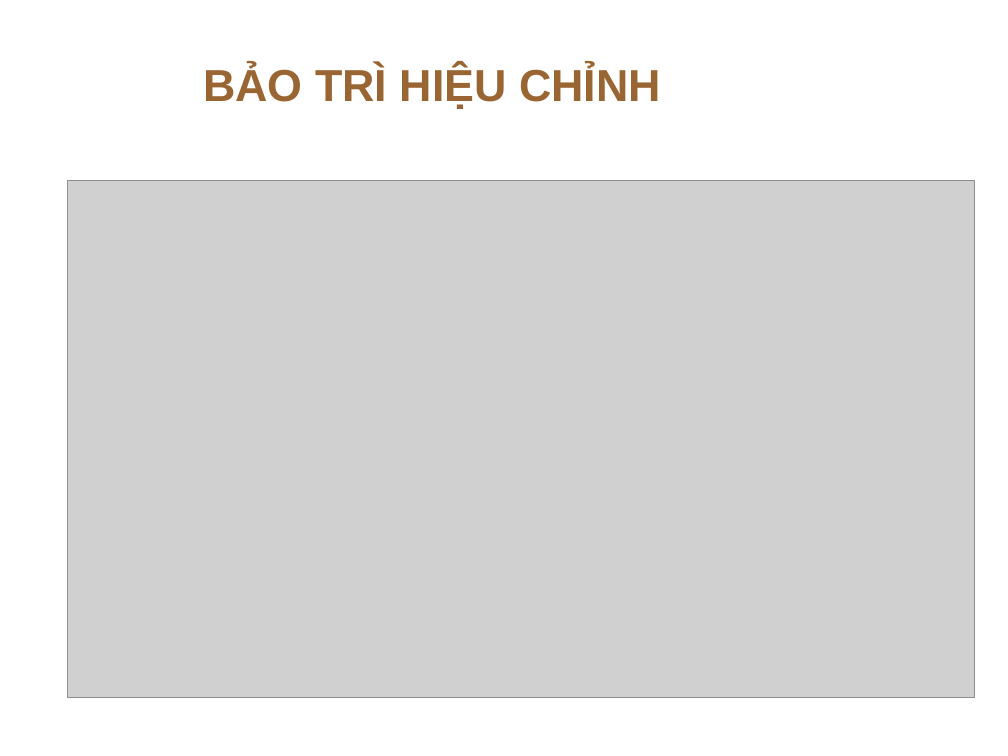
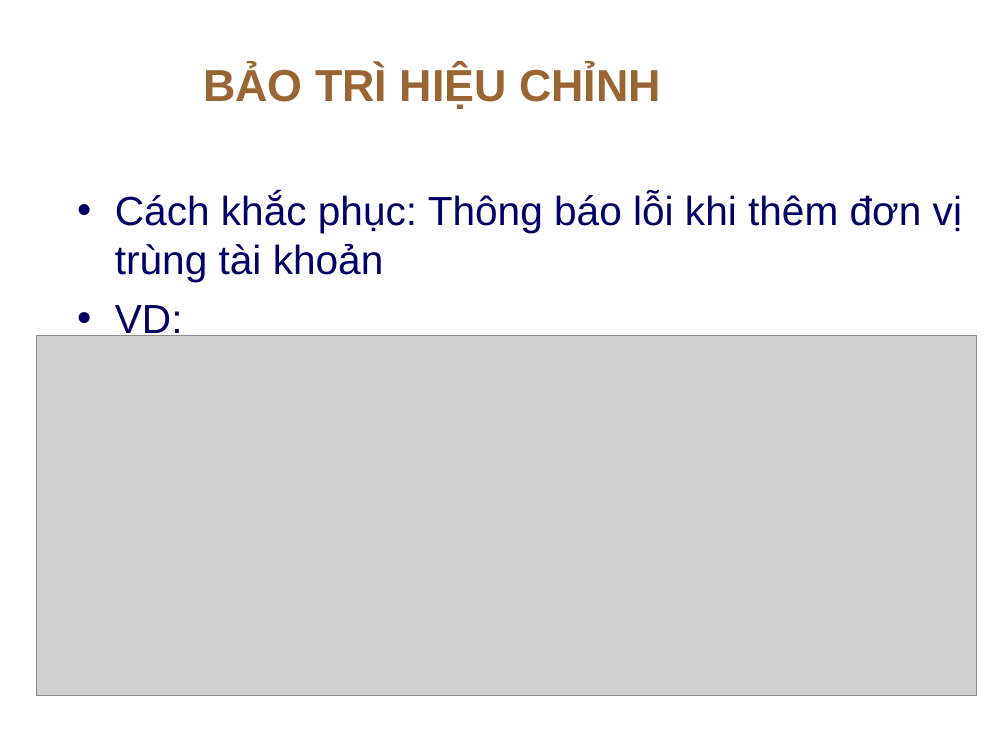
Before and after one commit to thanhphi0127/manager-configuration, a slide deck: slide 10 of doc/baitapso2/BAOTRI_BAITAP2.ppt. Drawn at 1008x756 pixels with LibreOffice and Linux fonts; fonts in the diff are those of the drawing; grey boxes stand for pictures; background and template pictures are left out. Boxes give left, top, right and bottom in pixels: in the first picture for what was removed or moved away, otherwise in the second. Text is boxed around its words. In the diff, an @@ line names an element or a change of style, - is before the commit and + after.

```diff
--- a/doc/baitapso2/BAOTRI_BAITAP2.ppt
+++ b/doc/baitapso2/BAOTRI_BAITAP2.ppt
@@ text added at (115,193,962,340), 29 pt, text #000066 @@
+• Cách khắc phục: Thông báo lỗi khi thêm đơn vị trùng tài khoản
+• VD:
@@ picture: place and size @@
-picture at (68,180,975,698)
+picture at (36,336,977,696)
```
Also in this commit, not shown: 2 other slides changed.
